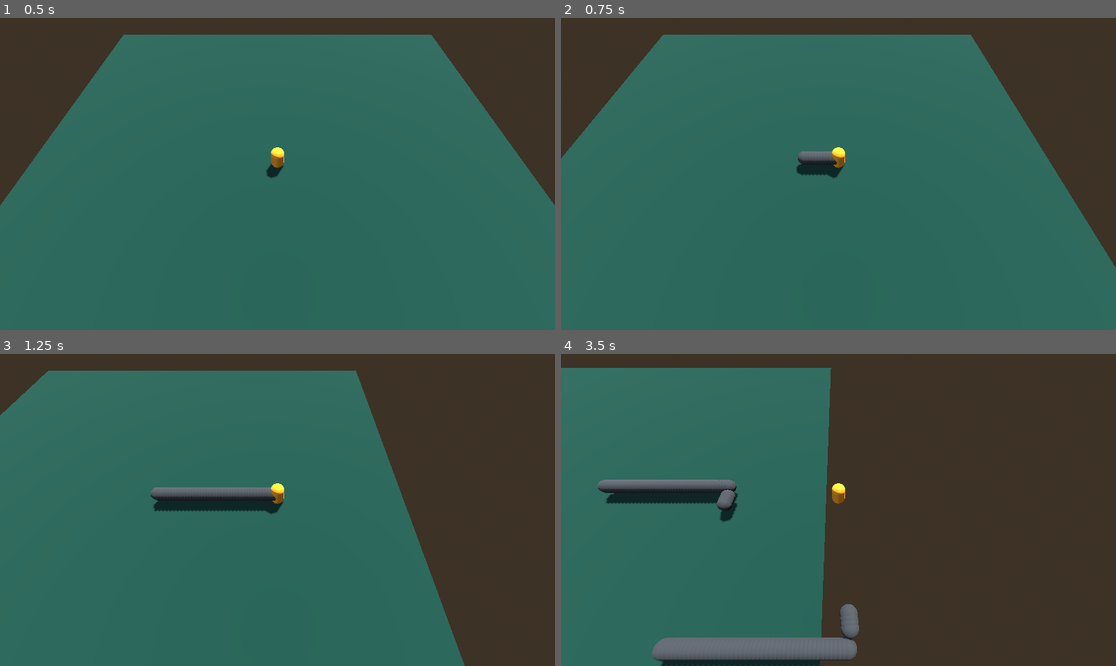
Above: before the commit, frames 1-4 (two rows, left to right).
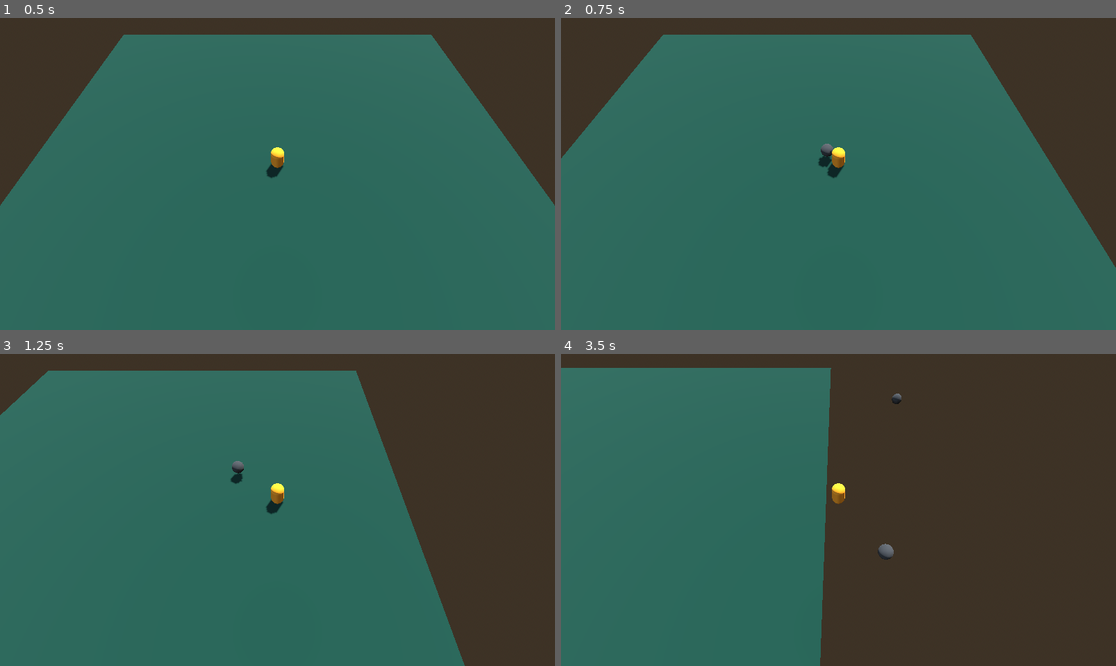
Above: after the commit, the same moments.

Repository: takkiemon/AJTowerSurge
Game: Godot game, scene res://main_test_scene.tscn
Two runs of this game, one before a commit and one after it. Both use one fixed random seed, a clock stepped at 60 frames per second and the inputs below.
Inputs (mouse positions are in pixels of both pictures, inside the frame that each line leads up to):
- Up to frame 1 (0.5 s): no input
- Up to frame 2 (0.75 s): tap Enter at 0.5 s; move the mouse to (960, 158) at 0.52 s; press the mouse at (960, 158) at 0.53 s; hold D (move_right) from 0.53 s (still down)
- Up to frame 3 (1.25 s): keep holding D (move_right)
- Up to frame 4 (3.5 s): move the mouse to (727, 525) at 1.27 s; release D (move_right) at 1.28 s; release the mouse at (727, 525) at 1.28 s; hold S (move_down) 1.28-2.03 s; click (727, 525) at 1.35 s; move the mouse to (894, 441) at 2.02 s; press the mouse at (894, 441) at 2.03 s; hold D (move_right) 2.03-2.78 s; move the mouse to (810, 572) at 2.77 s; release the mouse at (810, 572) at 2.78 s; hold W (move_up) from 2.78 s (still down); click (810, 572) at 2.85 s

Frame 1 is identical in both runs. In frame 2, 0.5% of the frame differs, in the area x 42-50%, y 40-51%; in frame 3, 1.7%; in frame 4, 5.6%, in the area x 6-62%, y 12-100%.

Commit message:
add direction to the player capsule and thus a shooting direction; add fire rate to shooting; remove gravity;

Diff:
--- a/player_movement.gd
+++ b/player_movement.gd
@@ -4,19 +4,23 @@
 @export var speed = 14
 # The downward acceleration when in the air, in meters per second squared.
 @export var fall_acceleration = 75
-var bullet_scene = preload("res://test_scenes/test_bullet.tscn")
+@export var fire_rate = .2
+var firing_timer = 0
 
+@onready var bullet_scene = preload("res://test_scenes/test_bullet.tscn")
+@onready var camera = get_node("Camera3D")
+
+var forward = Vector3(1, 0, 0)
 var target_velocity = Vector3.ZERO
-
-# Called when the node enters the scene tree for the first time.
-func _ready() -> void:
-	pass # Replace with function body.
-
-# Called every frame. 'delta' is the elapsed time since the previous frame.
-func _process(delta: float) -> void:
-	pass
+var rayOrigin = Vector3.ZERO
+var rayEnd = Vector3.ZERO
 
 func _physics_process(delta):
+	_move_player()
+	_look_at_mouse()
+	_shoot_bullet(delta)
+
+func _move_player():
 	# We create a local variable to store the input direction.
 	var direction = Vector3.ZERO
 
@@ -32,11 +36,6 @@
 	if Input.is_action_pressed("move_up"):
 		direction.z -= 1
 
-	if Input.is_action_pressed("shoot_test_bullet"):
-		var instance := bullet_scene.instantiate() as Node3D
-		instance.global_position = position
-		add_sibling(instance)
-
 	if direction != Vector3.ZERO:
 		direction = direction.normalized()
 		# Setting the basis property will affect the rotation of the node.
@@ -46,10 +45,41 @@
 		target_velocity.x = direction.x * speed
 		target_velocity.z = direction.z * speed
 
-		## Vertical Velocity
-		#if not is_on_floor(): # If in the air, fall towards the floor. Literally gravity
-			#target_velocity.y = target_velocity.y - (fall_acceleration * delta)
-
 		# Moving the Character
 		velocity = target_velocity
 		move_and_slide()
+
+func _look_at_mouse():
+	#gettign the current phyisics state
+	var space_state = get_world_3d().direct_space_state
+	#getting the current mouse position
+	var mouse_position = get_viewport().get_mouse_position()
+
+	rayOrigin = camera.project_ray_origin(mouse_position)
+
+	rayEnd = rayOrigin + camera.project_ray_normal(mouse_position) * 2000
+	var params = PhysicsRayQueryParameters3D.new()
+	params.from = rayOrigin
+	params.to = rayEnd
+	var intersection = space_state.intersect_ray(params)
+
+	var pos = intersection.position
+	forward = Vector3(pos.x, 0, pos.z)
+
+func _shoot_bullet(delta):
+	if Input.is_action_pressed("shoot_test_bullet"):
+		firing_timer += delta
+		if (firing_timer <= fire_rate):
+			return
+		var amount_of_bullets = firing_timer / fire_rate
+		firing_timer -= amount_of_bullets
+		for i in range(amount_of_bullets):
+			var instance := bullet_scene.instantiate() as Node3D
+
+			instance.global_position = position
+			instance.set_shooting_variables(10, forward)
+			add_sibling(instance)
+	else:
+		firing_timer += delta
+		if (firing_timer > fire_rate):
+			firing_timer = fire_rate
--- a/test_scenes/test_bullet.gd
+++ b/test_scenes/test_bullet.gd
@@ -1,7 +1,12 @@
 extends Node3D
 
-@export var speed = 2
+@export var speed = 5
+var shooting_direction = Vector3(1, 0, 0)
 
 func _physics_process(delta):
-	var target_velocity = Vector3(1, 0, 0)
+	var target_velocity = shooting_direction.normalized() * speed
 	position += target_velocity * delta
+
+func set_shooting_variables(number, direction):
+	speed = number
+	shooting_direction = direction
